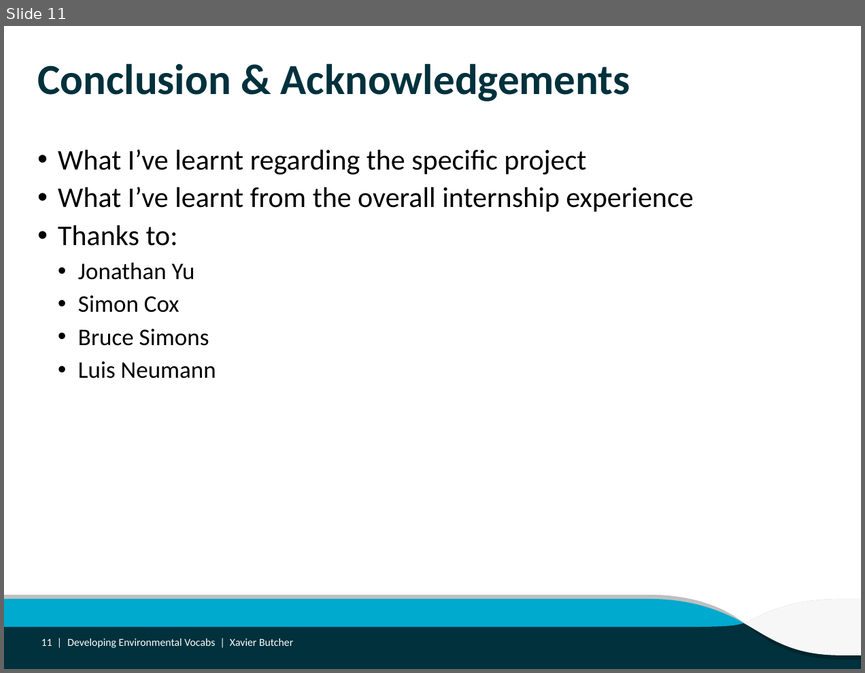
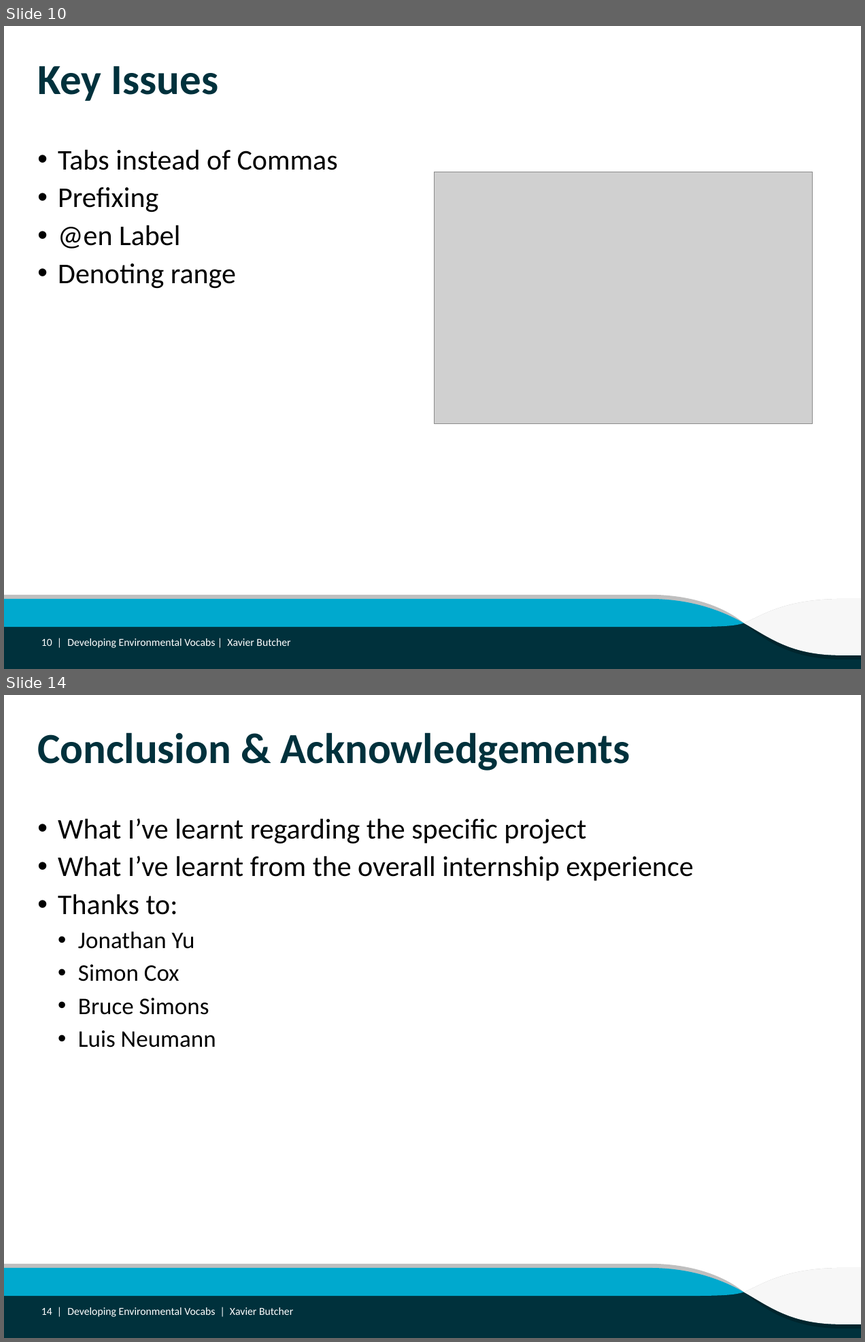
Before and after one commit to ANZSoilData/def-au-asls-substrate, a slide deck: Reports/Developing Environmental Vocabs.pptx. Shown one above the other, each under a label of ours: slide 11 before the commit, slides 10 and 14 after it; the slides between them are not shown. The pictures are 865x673 and 865x1342 pixels, drawn with LibreOffice and Linux fonts; fonts in the diff are those of the drawing; grey boxes stand for pictures; background and template pictures are left out. Boxes give left, top, right and bottom in pixels: in the first picture for what was removed or moved away, otherwise in the second. Text is boxed around its words. In the diff, an @@ line names an element or a change of style, - is before the commit and + after.

```diff
--- a/Reports/Developing Environmental Vocabs.pptx
+++ b/Reports/Developing Environmental Vocabs.pptx
@@ slide 10 added at box(4, 26, 861, 669), background #FFFFFF; not listed: 5 template elements that a slide beside it also shows @@
@@ title added at box(37, 66, 218, 101), 36 pt, text #00313C, bold @@
+Key Issues
@@ text added at box(58, 149, 338, 288), 24 pt, text #000000 @@
+• Tabs instead of Commas
+• Prefixing
+• @en Label
+• Denoting range
@@ picture added at box(434, 172, 813, 424) @@
@@ page number added at box(41, 638, 52, 645), 9 pt, text #FFFFFF @@
+10 |
@@ text added at box(67, 638, 290, 648), 9 pt, text #FFFFFF @@
+Developing Environmental Vocabs | Xavier Butcher
@@ what was slide 11 is now slide 14 @@
@@ page number at box(41, 1308, 52, 1314): text changed @@
-11 |
+14 |
```
Also in this commit, not shown: 1 slide changed, 2 other slides added, 3 other files.
